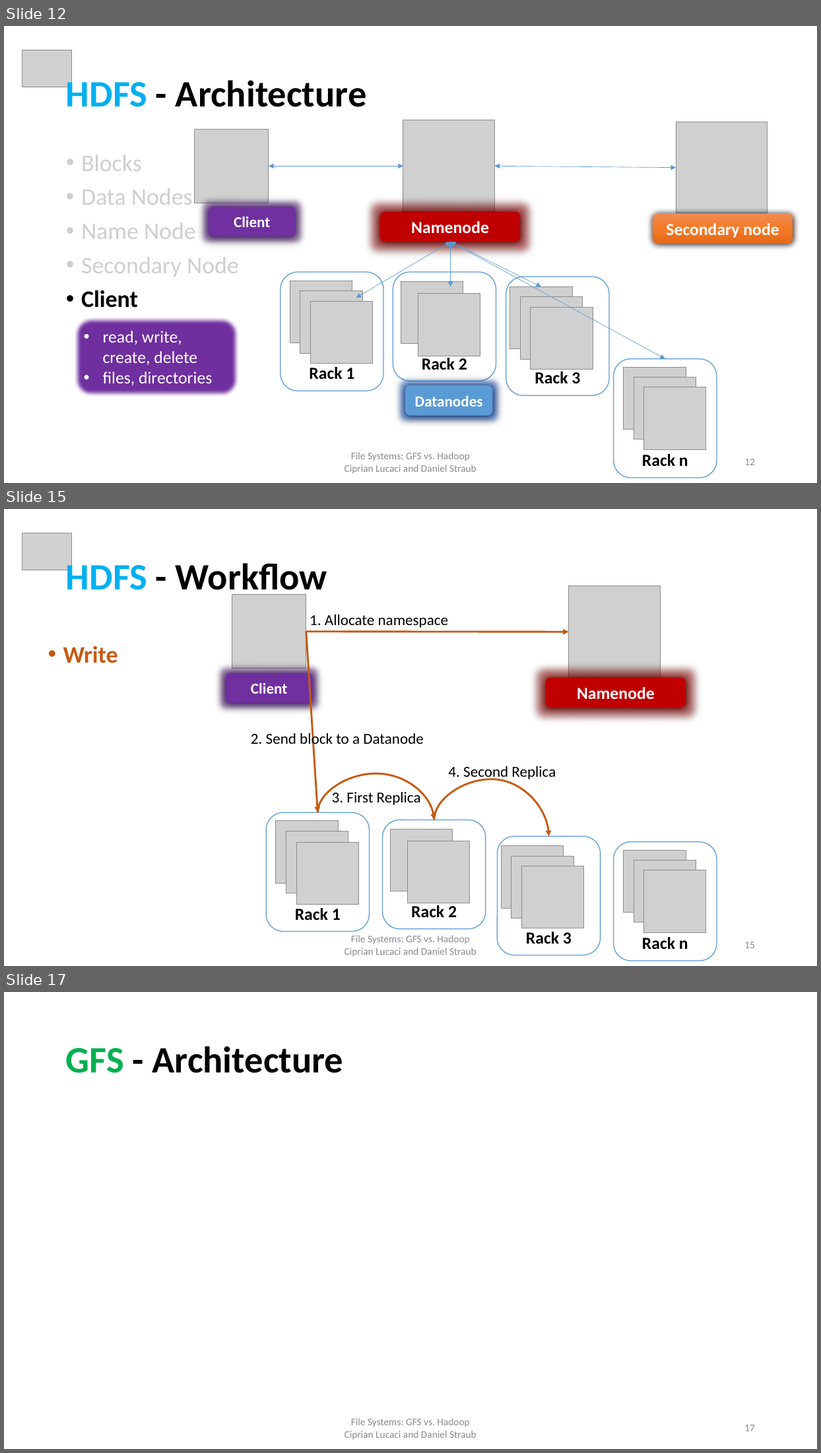
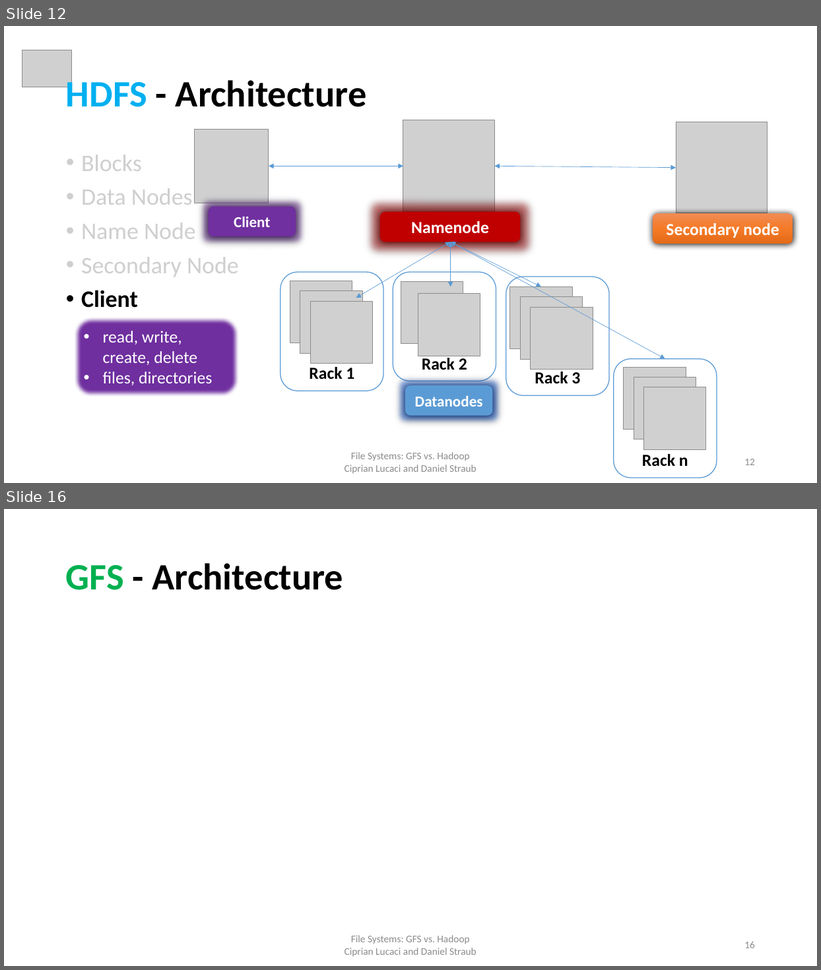
Before and after one commit to cipri7329/ss15-seminar, a slide deck: Presentation/DistributedFileSystems_Cipri.pptx. Shown one above the other, each under a label of ours: slides 12, 15 and 17 before the commit, slides 12 and 16 after it; the slides between them are not shown. The pictures are 821x1453 and 821x970 pixels, drawn with LibreOffice and Linux fonts; fonts in the diff are those of the drawing; grey boxes stand for pictures; background and template pictures are left out. Boxes give left, top, right and bottom in pixels: in the first picture for what was removed or moved away, otherwise in the second. Text is boxed around its words. In the diff, an @@ line names an element or a change of style, - is before the commit and + after.

Commit message:
final presentation - cipri

```diff
--- a/Presentation/DistributedFileSystems_Cipri.pptx
+++ b/Presentation/DistributedFileSystems_Cipri.pptx
@@ slide 15 removed at (4,509,817,966), background #FFFFFF @@
@@ picture removed at (22,533,71,570) @@
@@ title removed at (66,558,327,598) @@
-HDFS - Workflow
@@ group removed at (232,586,717,961): 13 pictures, 5 rounded rectangles @@
-Rack n
-Rack 3
-Rack 2
-Rack 1
-Namenode
@@ text removed at (310,615,449,628) @@
-1. Allocate namespace
@@ text removed at (63,646,118,663) @@
-• Write
@@ arrow removed from (306, 632) to (569, 632) @@
@@ arrow removed from (306, 632) to (318, 813) @@
@@ rounded rectangle removed at (225,673,313,703) @@
-Client
@@ text removed at (251,731,423,749) @@
-2. Send block to a Datanode
@@ curved arrow removed from (318, 813) to (434, 820) @@
@@ curved arrow removed from (434, 820) to (548, 836) @@
@@ text removed at (448,766,556,781) @@
-4. Second Replica
@@ text removed at (332,790,421,805) @@
-3. First Replica
@@ text removed at (345,935,477,956) @@
-File Systems: GFS vs. Hadoop
-Ciprian Lucaci and Daniel Straub
@@ page number removed at (745,942,755,949) @@
-15
@@ what was slide 17 is now slide 16 @@
@@ page number at (745,941,755,949): text changed @@
-17
+16
```
Also in this commit, not shown: 5 slides changed, 3 other files.
